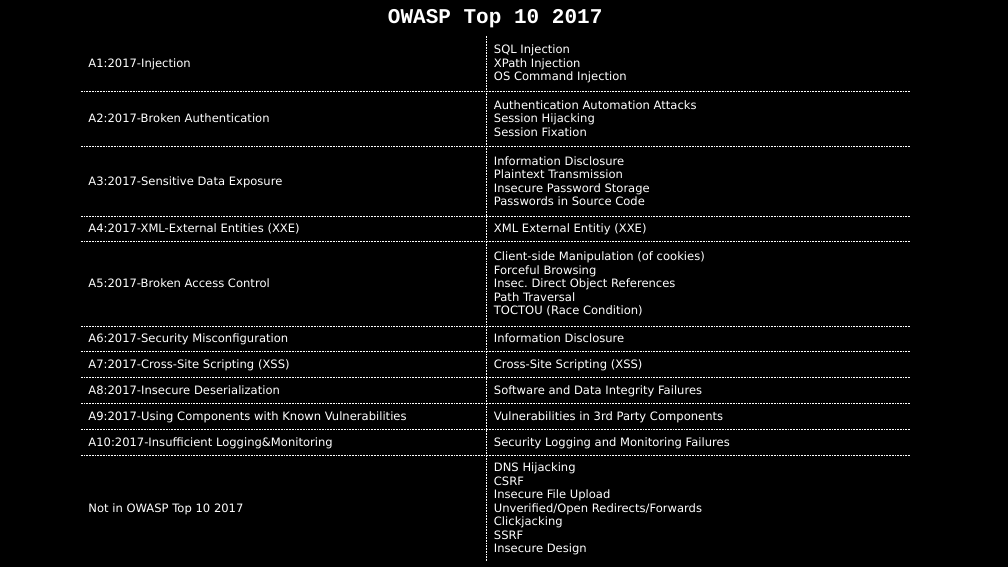
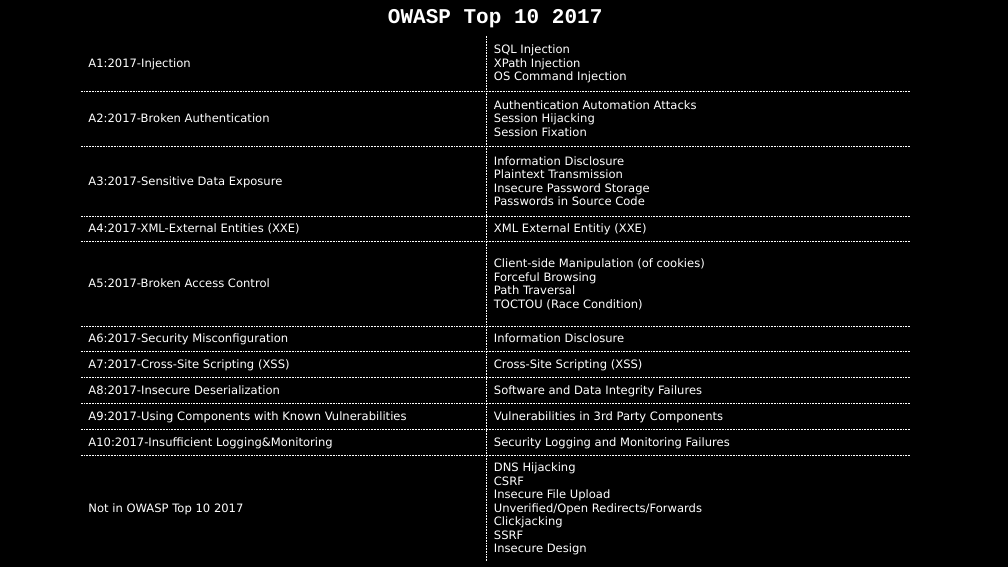
Before and after one commit to dschwarz91/websec-lecture, a slide deck: slide 5 of slides/9_Conclusions.pptx. Drawn at 1008x567 pixels with LibreOffice and Linux fonts; fonts in the diff are those of the drawing. Boxes give left, top, right and bottom in pixels: in the first picture for what was removed or moved away, otherwise in the second. Text is boxed around its words. In the diff, an @@ line names an element or a change of style, - is before the commit and + after.

```diff
--- a/slides/9_Conclusions.pptx
+++ b/slides/9_Conclusions.pptx
@@ table at box(81, 0, 910, 566) @@
-row 6, column 2: Client-side Manipulation (of cookies) / Forceful Browsing / Insec. Direct Object References / Path Traversal / TOCTOU (Race Condition)
+row 6, column 2: Client-side Manipulation (of cookies) / Forceful Browsing / Path Traversal / TOCTOU (Race Condition)
```
Also in this commit, not shown: 6 other slides changed, 3 other files.
